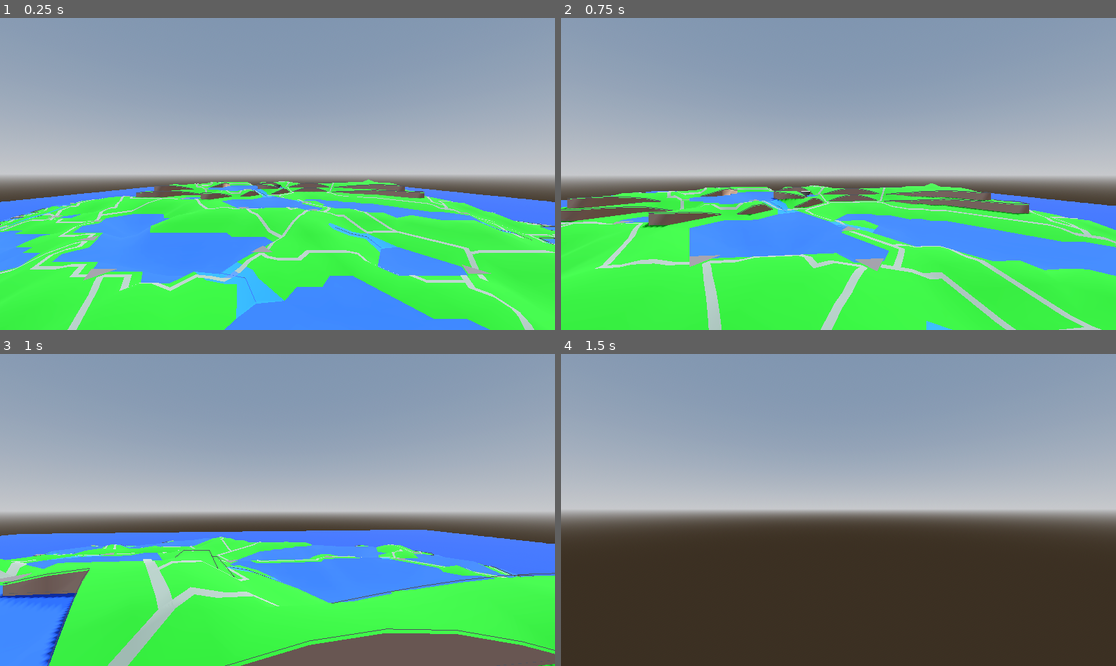
Above: before the commit, frames 1-4 (two rows, left to right).
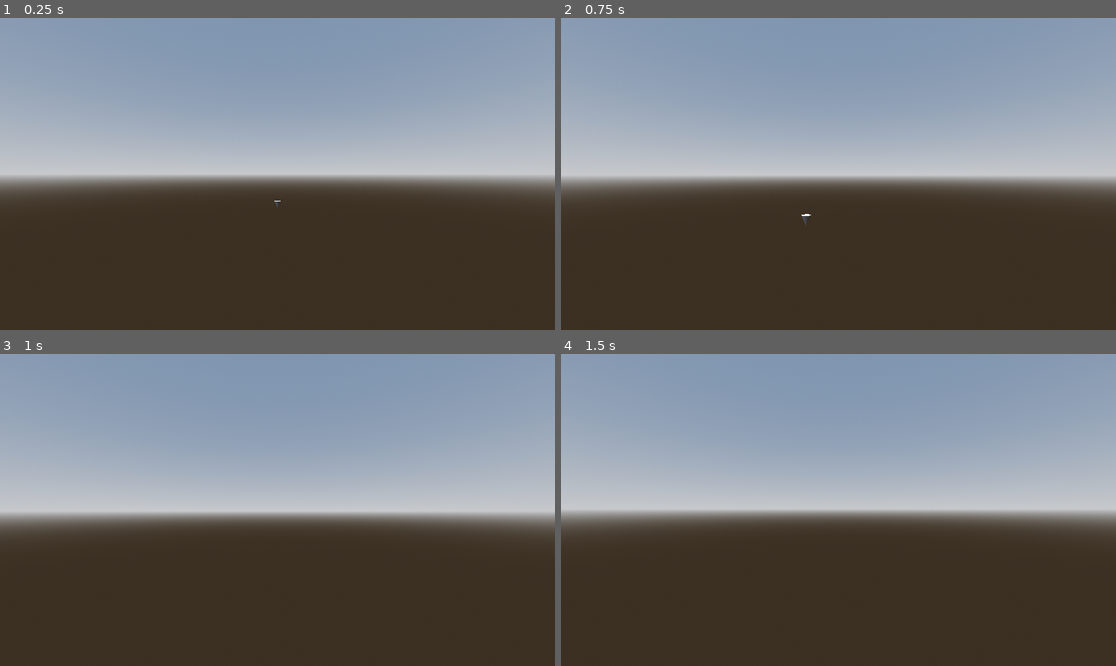
Above: after the commit, the same moments.

Repository: MichaelReel/Faster-Island-Generation
Game: Godot game, scene res://Main.tscn
Two runs of this game, one before a commit and one after it. Both use one fixed random seed, a clock stepped at 60 frames per second and the inputs below.
Inputs (mouse positions are in pixels of both pictures, inside the frame that each line leads up to):
- Up to frame 1 (0.25 s): no input
- Up to frame 2 (0.75 s): tap Enter at 0.5 s; move the mouse to (866, 174) at 0.52 s; hold W (forward) from 0.53 s (still down)
- Up to frame 3 (1 s): keep holding W (forward)
- Up to frame 4 (1.5 s): keep holding W (forward); move the mouse to (810, 510) at 1.27 s

The runs differ from the first frame. In frame 1, 45% of the frame differs, in the area x 0-100%, y 51-100%; in frame 2, 44%; in frame 3, 43%; in frame 4, nothing differs.

Commit message:
Refactored the island configuration values into their own resource.

Diff:
--- a/Main.tscn
+++ b/Main.tscn
@@ -1,6 +1,7 @@
 [gd_scene format=3 uid="uid://ti6hvbnvt6l7"]
 
 [ext_resource type="PackedScene" uid="uid://qyqjsv6gy5sa" path="res://island/GeneratedIsland.tscn" id="1_77t7i"]
+[ext_resource type="Script" uid="uid://4dupp5dhcny8" path="res://island/generation/TerrainConfig.gd" id="2_cm0pq"]
 [ext_resource type="PackedScene" uid="uid://dux6616n2uxn" path="res://camera/FlyingCameraControl.tscn" id="2_gt1th"]
 [ext_resource type="PackedScene" uid="uid://dw0quuf6nbjos" path="res://marker/MarkerPin.tscn" id="3_878kg"]
 
@@ -16,6 +17,12 @@
 sky = SubResource("Sky_lp3de")
 tonemap_mode = 2
 glow_enabled = true
+
+[sub_resource type="Resource" id="Resource_fos0i"]
+script = ExtResource("2_cm0pq")
+bounds_side = 100.0
+island_cell_limit = 6000
+max_cliff_height = 0.6
 
 [sub_resource type="StandardMaterial3D" id="StandardMaterial3D_582fk"]
 albedo_color = Color(0.121569, 0.227451, 0.027451, 1)
@@ -49,10 +56,8 @@
 shadow_enabled = true
 
 [node name="GeneratedIsland" parent="." unique_id=743848335 instance=ExtResource("1_77t7i")]
-editor_display = 3
-bounds_side = 100.0
-island_cell_count = 6000
-max_cliff_height = 0.6
+editor_display = 6
+terrain_config = SubResource("Resource_fos0i")
 sub_water = SubResource("StandardMaterial3D_582fk")
 ground = SubResource("StandardMaterial3D_g3d72")
 water_surface = SubResource("StandardMaterial3D_ui302")
--- a/island/GeneratedIsland.gd
+++ b/island/GeneratedIsland.gd
@@ -1,57 +1,15 @@
 @tool
 extends Node3D
 
-@export var editor_display: Stage.GlobalStageProgressStep = Stage.GlobalStageProgressStep.OUTLINE :
-	set(value):
-		editor_display = value
-		_changes_pending = true
+@export_category("In Editor Only")
+@export var changes_pending: bool = false
+@export var editor_display: Stage.GlobalStageProgressStep = Stage.GlobalStageProgressStep.OUTLINE
 
-@export var bounds_side: float = 50.0 :
-	set(value):
-		bounds_side = value
-		_changes_pending = true
+@export_category("Base Settings")
+@export var random_seed: int = -2147483648
+@export var terrain_config: TerrainConfig = TerrainConfig.new()
 
-@export var tri_side: float = 1.0 :
-	set(value):
-		tri_side = value
-		_changes_pending = true
-
-@export var island_cell_count: int = 1000 :
-	set(value):
-		island_cell_count = value
-		_changes_pending = true
-
-@export var random_seed: int = -2147483648 :
-	set(value):
-		random_seed = value
-		_changes_pending = true
-
-@export_category("lake_creation")
-@export var max_lake_regions: int = 6
-@export var max_lakes_per_region: int = 3
-
-@export_category("height_map_creation")
-@export var diff_height: float = 0.2
-@export var diff_max_multi: int = 3
-
-@export_category("river_creation")
-@export var river_count: int = 30
-@export var erode_depth: float = 0.1
-
-@export_category("civic_creation")
-@export var settlement_spread: int = 10
-@export var slope_penalty: float = 5.5
-@export var river_penalty: float = 10.5
-
-@export_category("cliff_creation")
-@export var min_slope_to_cliff: float = 0.5
-@export var max_cliff_height: float = 1.0
-
-@export_category("local_creation")
-@export var noise_height: float = 1.0
-@export var upper_ground_cell_size: float = 0.25
-
-@export_category("debug_materials")
+@export_category("Mesh Materials")
 @export var sub_water: Material = Material.new()
 @export var ground: Material = Material.new()
 @export var water_surface: Material = Material.new()
@@ -64,7 +22,6 @@
 @onready var material_lib: MaterialLib = MaterialLib.new()
 
 var _terrain_manager : TerrainManager
-var _changes_pending : bool = true
 var _mesh_instance_dict : Dictionary = {}
 
 func _ready() -> void:
@@ -77,13 +34,13 @@
 	material_lib.set_material("cliff", cliff)
 
 func _process(delta: float) -> void:
-	if not _changes_pending:
+	if not changes_pending:
 		return
 	if Engine.is_editor_hint():
 		_tool_execute(delta)
 	if not Engine.is_editor_hint():
 		_game_execute(delta)
-	_changes_pending = false
+	changes_pending = false
 
 func get_height_at_xz(xz: Vector2) -> float:
 	if _terrain_manager:
@@ -95,51 +52,21 @@
 	for mesh_name in _mesh_instance_dict.keys().duplicate():
 		remove_child(_mesh_instance_dict[mesh_name])
 		_mesh_instance_dict.erase(mesh_name)
-	bounds.size = Vector2.ONE * bounds_side
+	bounds.size = Vector2.ONE * terrain_config.bounds_side
 	_terrain_manager = TerrainManager.new(
 		random_seed,
 		material_lib,
-		tri_side,
-		bounds_side,
-		island_cell_count,
-		max_lake_regions,
-		max_lakes_per_region,
-		diff_height,
-		diff_max_multi,
-		river_count,
-		erode_depth,
-		settlement_spread,
-		slope_penalty,
-		river_penalty,
-		min_slope_to_cliff,
-		max_cliff_height,
-		noise_height,
-		upper_ground_cell_size,
+		terrain_config,
 	)
 	var _err2 = _terrain_manager.connect("stage_complete", _on_stage_complete)
 	_terrain_manager.perform(editor_display)
 
 func _game_execute(_delta: float) -> void:
-	bounds.size = Vector2.ONE * bounds_side
+	bounds.size = Vector2.ONE * terrain_config.bounds_side
 	_terrain_manager = TerrainManager.new(
 		random_seed,
 		material_lib,
-		tri_side,
-		bounds_side,
-		island_cell_count,
-		max_lake_regions,
-		max_lakes_per_region,
-		diff_height,
-		diff_max_multi,
-		river_count,
-		erode_depth,
-		settlement_spread,
-		slope_penalty,
-		river_penalty,
-		min_slope_to_cliff,
-		max_cliff_height,
-		noise_height,
-		upper_ground_cell_size,
+		terrain_config,
 	)
 	var _err1 = _terrain_manager.connect("all_stages_complete", _on_all_stages_complete)
 	var _err2 = _terrain_manager.connect("stage_complete", _on_stage_complete)
--- /dev/null
+++ b/island/generation/TerrainConfig.gd
@@ -0,0 +1,33 @@
+class_name TerrainConfig
+extends Resource
+
+
+@export_subgroup("Grid Creation")
+@export var bounds_side: float = 50.0
+@export var tri_side: float = 1.0
+@export var island_cell_limit: int = 1000
+
+@export_subgroup("Lake Creation")
+@export var max_lake_regions: int = 6
+@export var max_lakes_per_region: int = 3
+
+@export_subgroup("Height Map Creation")
+@export var diff_height: float = 0.2
+@export var diff_max_multi: int = 3
+
+@export_subgroup("River Creation")
+@export var river_count: int = 30
+@export var erode_depth: float = 0.1
+
+@export_subgroup("Civic Creation")
+@export var settlement_spread: int = 10
+@export var slope_penalty: float = 5.5
+@export var river_penalty: float = 10.5
+
+@export_subgroup("Cliff Creation")
+@export var min_slope_to_cliff: float = 0.5
+@export var max_cliff_height: float = 1.0
+
+@export_subgroup("Local Creation")
+@export var noise_height: float = 1.0
+@export var upper_ground_cell_size: float = 0.25
--- a/island/generation/TerrainManager.gd
+++ b/island/generation/TerrainManager.gd
@@ -32,70 +32,37 @@
 func _init(
 	random_seed: int,
 	material_lib: MaterialLib,
-	tri_side: float,
-	bounds_side: float,
-	island_cell_limit: int,
-	lake_regions: int,
-	lakes_per_region: int,
-	diff_height: float,
-	diff_max_multi: int,
-	river_count: int,
-	erode_depth: float,
-	settlement_spread: int,
-	slope_penalty: float,
-	river_penalty: float,
-	min_slope_to_cliff: float,
-	max_cliff_height: float,
-	noise_height: float,
-	upper_ground_cell_size: float,
+	terrain_config: TerrainConfig,
 ) -> void:
 	_terrain_data = TerrainData.new()
 	_terrain_meshes = TerrainMeshes.new()
 
 	var rng = RandomNumberGenerator.new()
 	rng.seed = random_seed
-	var points_per_row = int(bounds_side / tri_side)
+
 	_grid_manager = GridManager.new(
-		tri_side, points_per_row, material_lib, _terrain_data, _terrain_meshes,
+		terrain_config, material_lib, _terrain_data, _terrain_meshes,
 	)
 	_region_manager = RegionManager.new(
-		island_cell_limit, material_lib, rng.randi(), _terrain_data, _terrain_meshes,
+		terrain_config, material_lib, rng.randi(), _terrain_data, _terrain_meshes,
 	)
 	_lake_manager = LakeManager.new(
-		lake_regions, lakes_per_region, material_lib, rng.randi(), _terrain_data, _terrain_meshes,
+		terrain_config, material_lib, rng.randi(), _terrain_data, _terrain_meshes,
 	)
 	_height_manager = HeightManager.new(
-		diff_height, diff_max_multi, material_lib, rng.randi(), _terrain_data, _terrain_meshes,
+		terrain_config, material_lib, rng.randi(), _terrain_data, _terrain_meshes,
 	)
 	_river_manager = RiverManager.new(
-		river_count, erode_depth, material_lib, rng.randi(), _terrain_data, _terrain_meshes,
+		terrain_config, material_lib, rng.randi(), _terrain_data, _terrain_meshes,
 	)
 	_civil_manager = CivilManager.new(
-		settlement_spread,
-		slope_penalty,
-		river_penalty,
-		material_lib,
-		rng.randi(),
-		_terrain_data,
-		_terrain_meshes,
+		terrain_config, material_lib, rng.randi(), _terrain_data, _terrain_meshes,
 	)
 	_cliff_manager = CliffManager.new(
-		min_slope_to_cliff,
-		max_cliff_height,
-		material_lib,
-		rng.randi(),
-		_terrain_data,
-		_terrain_meshes,
+		terrain_config, material_lib, rng.randi(), _terrain_data, _terrain_meshes,
 	)
 	_local_manager = LocalManager.new(
-		tri_side,
-		bounds_side,
-		noise_height,
-		upper_ground_cell_size,
-		material_lib,
-		rng.randi(),
-		_terrain_data,
-		_terrain_meshes,
+		terrain_config, material_lib, rng.randi(), _terrain_data, _terrain_meshes,
 	)
 
 func perform(up_to_stage: Stage.GlobalStageProgressStep = Stage.GlobalStageProgressStep.ALL) -> void:
--- a/island/generation/civil/CivilManager.gd
+++ b/island/generation/civil/CivilManager.gd
@@ -10,9 +10,7 @@
 var _rng := RandomNumberGenerator.new()
 
 func _init(
-	settlement_spread: int,
-	slope_penalty: float,
-	river_penalty: float,
+	terrain_config: TerrainConfig,
 	material_lib: MaterialLib,
 	rng_seed: int,
 	terrain_data: TerrainData,
@@ -27,7 +25,7 @@
 		_data.region_cell_layer,
 		_data.lake_layer,
 		_data.height_layer, # _data.eroded_height_layer?
-		settlement_spread,
+		terrain_config.settlement_spread,
 	)
 	_data.road_layer = RoadLayer.new(
 		_data.grid_tri_cell_layer,
@@ -36,8 +34,8 @@
 		_data.height_layer, # _data.eroded_height_layer?
 		_data.river_layer,
 		_data.settlement_layer,
-		slope_penalty,
-		river_penalty,
+		terrain_config.slope_penalty,
+		terrain_config.river_penalty,
 	)
 	_meshes.settlements_mesh = SettlementsMesh.new(
 		_data.grid_tri_cell_layer,
--- a/island/generation/cliffs/CliffManager.gd
+++ b/island/generation/cliffs/CliffManager.gd
@@ -9,8 +9,7 @@
 var _rng := RandomNumberGenerator.new()
 
 func _init(
-	min_slope: float,
-	max_cliff_height: float,
+	terrain_config: TerrainConfig,
 	material_lib: MaterialLib,
 	rng_seed: int,
 	terrain_data: TerrainData,
@@ -26,8 +25,8 @@
 		_data.height_layer,
 		_data.river_layer,
 		_data.road_layer,
-		min_slope,
-		max_cliff_height,
+		terrain_config.min_slope_to_cliff,
+		terrain_config.max_cliff_height,
 	)
 
 	_meshes.cliff_line_mesh = CliffLineMesh.new(
--- a/island/generation/grid/GridManager.gd
+++ b/island/generation/grid/GridManager.gd
@@ -8,8 +8,7 @@
 var _meshes: TerrainMeshes
 
 func _init(
-	tri_side: float,
-	points_per_row: int,
+	terrain_config: TerrainConfig,
 	material_lib: MaterialLib,
 	terrain_data: TerrainData,
 	terrain_meshes: TerrainMeshes,
@@ -17,8 +16,10 @@
 	_data = terrain_data
 	_meshes = terrain_meshes
 
-	_data.grid_point_layer = PointLayer.new(tri_side, points_per_row)
-	_data.grid_tri_cell_layer = TriCellLayer.new(_data.grid_point_layer, tri_side)
+	var points_per_row: int = int(terrain_config.bounds_side / terrain_config.tri_side)
+
+	_data.grid_point_layer = PointLayer.new(terrain_config.tri_side, points_per_row)
+	_data.grid_tri_cell_layer = TriCellLayer.new(_data.grid_point_layer, terrain_config.tri_side)
 	_meshes.grid_mesh = GridMesh.new(_data.grid_point_layer, _data.grid_tri_cell_layer, material_lib)
 
 func perform() -> void:
--- a/island/generation/height/HeightManager.gd
+++ b/island/generation/height/HeightManager.gd
@@ -8,8 +8,7 @@
 var _rng := RandomNumberGenerator.new()
 
 func _init(
-	diff_height: float,
-	diff_max_multi: int,
+	terrain_config: TerrainConfig,
 	material_lib: MaterialLib,
 	rng_seed: int,
 	terrain_data: TerrainData,
@@ -24,8 +23,8 @@
 		_data.region_cell_layer,
 		_data.island_outline_layer,
 		_data.lake_layer,
-		diff_height,
-		diff_max_multi,
+		terrain_config.diff_height,
+		terrain_config.diff_max_multi,
 		_rng.randi()
 	)
 	_meshes.height_mesh = HeightMesh.new(
--- a/island/generation/lakes/LakeManager.gd
+++ b/island/generation/lakes/LakeManager.gd
@@ -11,8 +11,7 @@
 var _rng := RandomNumberGenerator.new()
 
 func _init(
-	lake_regions: int,
-	lakes_per_region: int,
+	terrain_config: TerrainConfig,
 	material_lib: MaterialLib,
 	rng_seed: int,
 	terrain_data: TerrainData,
@@ -26,14 +25,14 @@
 		_data.grid_tri_cell_layer,
 		_data.region_cell_layer,
 		_data.island_outline_layer,
-		lake_regions,
+		terrain_config.max_lake_regions,
 		_rng.randi(),
 	)
 	_data.lake_layer = LakeLayer.new(
 		_data.grid_tri_cell_layer,
 		_data.region_cell_layer,
 		_data.region_divide_layer,
-		lakes_per_region,
+		terrain_config.max_lakes_per_region,
 		_rng.randi(),
 	)
 	_meshes.lake_debug_mesh = LakeDebugMesh.new(
--- a/island/generation/local/LocalManager.gd
+++ b/island/generation/local/LocalManager.gd
@@ -13,10 +13,7 @@
 var _noise_debug_mesh: NoiseDebugMesh
 
 func _init(
-	tri_side: float,
-	bounds_side: float,
-	noise_height: float,
-	upper_ground_cell_size: float,
+	terrain_config: TerrainConfig,
 	material_lib: MaterialLib,
 	rng_seed: int,
 	terrain_data: TerrainData,
@@ -33,14 +30,14 @@
 	_noise_add_layer = NoiseAddLayer.new(
 		_base_continuity_layer,
 		_rng.randi(),
-		noise_height,
+		terrain_config.noise_height,
 	)
 	_noise_debug_mesh = NoiseDebugMesh.new(
 		_data.grid_point_layer,
 		_noise_add_layer,
-		tri_side,
-		bounds_side,
-		upper_ground_cell_size,
+		terrain_config.tri_side,
+		terrain_config.bounds_side,
+		terrain_config.upper_ground_cell_size,
 		material_lib,
 	)
 
--- a/island/generation/region/RegionManager.gd
+++ b/island/generation/region/RegionManager.gd
@@ -11,7 +11,7 @@
 var _rng := RandomNumberGenerator.new()
 
 func _init(
-	island_cell_limit: int,
+	terrain_config: TerrainConfig,
 	material_lib: MaterialLib,
 	rng_seed: int,
 	terrain_data: TerrainData,
@@ -23,7 +23,7 @@
 
 	_data.region_cell_layer = RegionCellLayer.new(_data.grid_tri_cell_layer)
 	_data.island_outline_layer = IslandOutlineLayer.new(
-		_data.grid_tri_cell_layer, _data.region_cell_layer, island_cell_limit, _rng.randi()
+		_data.grid_tri_cell_layer, _data.region_cell_layer, terrain_config.island_cell_limit, _rng.randi()
 	)
 	_meshes.island_debug_mesh = IslandDebugMesh.new(
 		_data.grid_tri_cell_layer, _data.region_cell_layer, _data.island_outline_layer, material_lib
--- a/island/generation/rivers/RiverManager.gd
+++ b/island/generation/rivers/RiverManager.gd
@@ -10,8 +10,7 @@
 var _rng := RandomNumberGenerator.new()
 
 func _init(
-	river_count: int,
-	erode_depth: float,
+	terrain_config: TerrainConfig,
 	material_lib: MaterialLib,
 	rng_seed: int,
 	terrain_data: TerrainData,
@@ -26,8 +25,8 @@
 		_data.region_cell_layer,
 		_data.lake_layer,
 		_data.height_layer,
-		river_count,
-		erode_depth,
+		terrain_config.river_count,
+		terrain_config.erode_depth,
 		_rng.randi(),
 	)
 	_meshes.water_mesh = WaterMesh.new(
Not shown, added: island/generation/TerrainConfig.gd.uid
